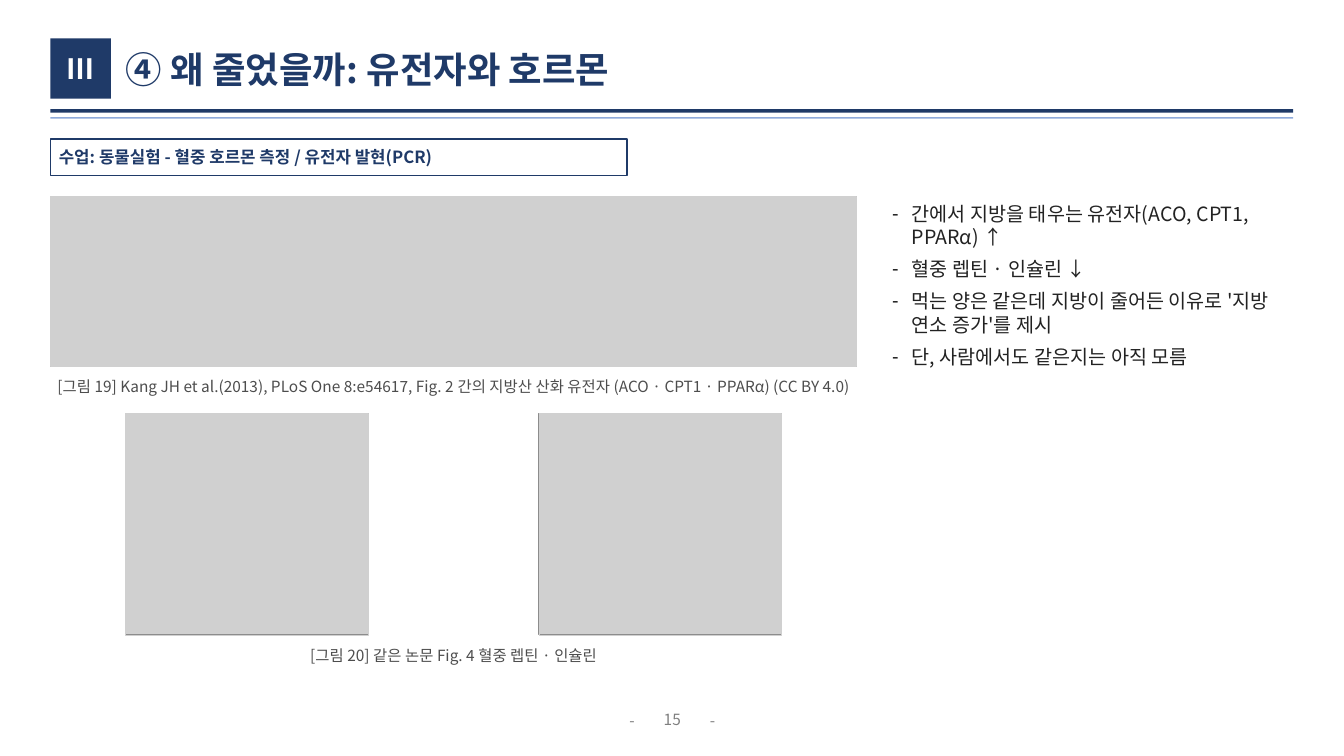
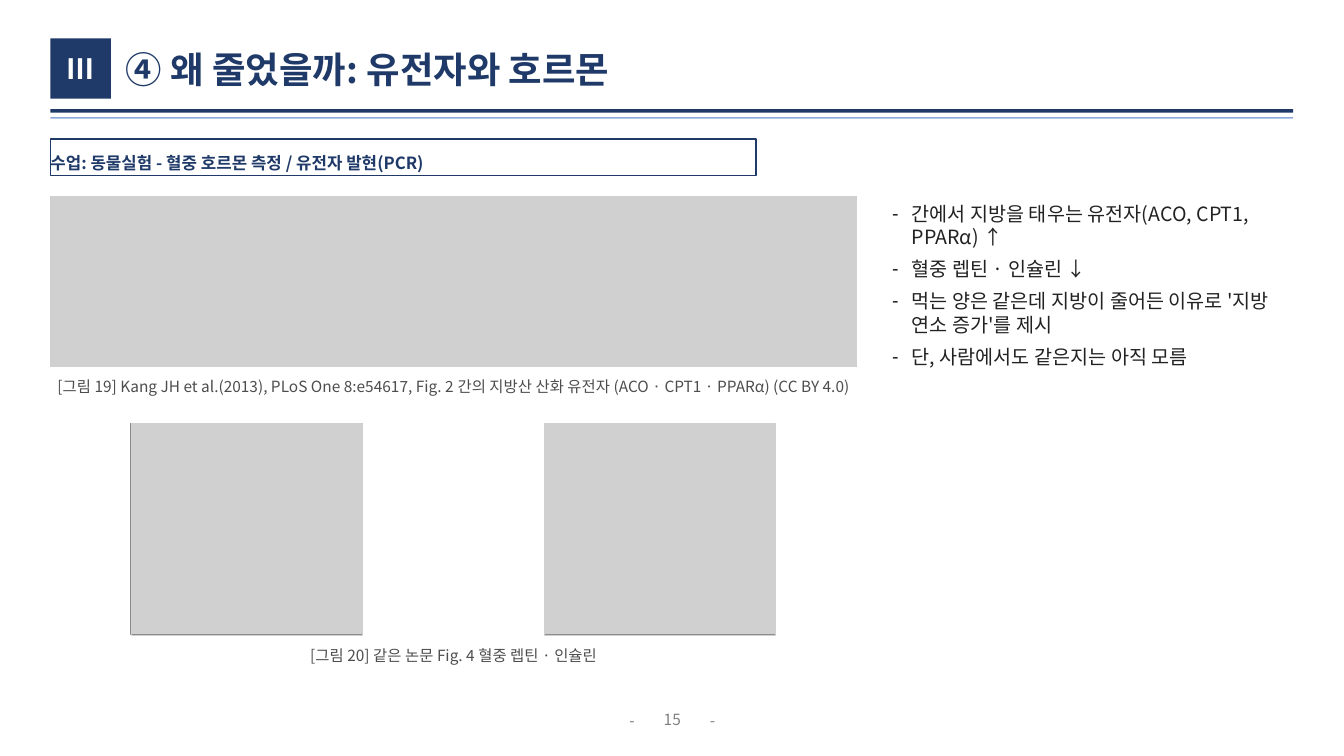
Before and after one commit to logvinca99-cell/logvinca, a slide deck: slide 15 of 발표자료/체중조절_발표_기능성식품학.pptx. Drawn at 1344x756 pixels with LibreOffice and Linux fonts; fonts in the diff are those of the drawing; grey boxes stand for pictures. Boxes give left, top, right and bottom in pixels: in the first picture for what was removed or moved away, otherwise in the second. Text is boxed around its words. In the diff, an @@ line names an element or a change of style, - is before the commit and + after.

```diff
--- a/발표자료/체중조절_발표_기능성식품학.pptx
+++ b/발표자료/체중조절_발표_기능성식품학.pptx
@@ rectangle "수업: 동물실험 - 혈중 호르몬 ...": place and size @@
-rectangle "수업: 동물실험 - 혈중 호르몬 ..." at box(50, 139, 627, 175)
+rectangle "수업: 동물실험 - 혈중 호르몬 ..." at box(50, 139, 756, 175)
@@ picture: place and size @@
-picture at box(126, 413, 369, 635)
+picture at box(131, 423, 363, 635)
@@ rectangle: place and size @@
-rectangle at box(126, 413, 369, 635)
+rectangle at box(131, 423, 363, 635)
@@ picture: place and size @@
-picture at box(539, 413, 781, 635)
+picture at box(544, 423, 776, 635)
@@ rectangle: place and size @@
-rectangle at box(539, 413, 781, 635)
+rectangle at box(544, 423, 776, 635)
```
Also in this commit, not shown: 10 other slides changed, 1 other file.
